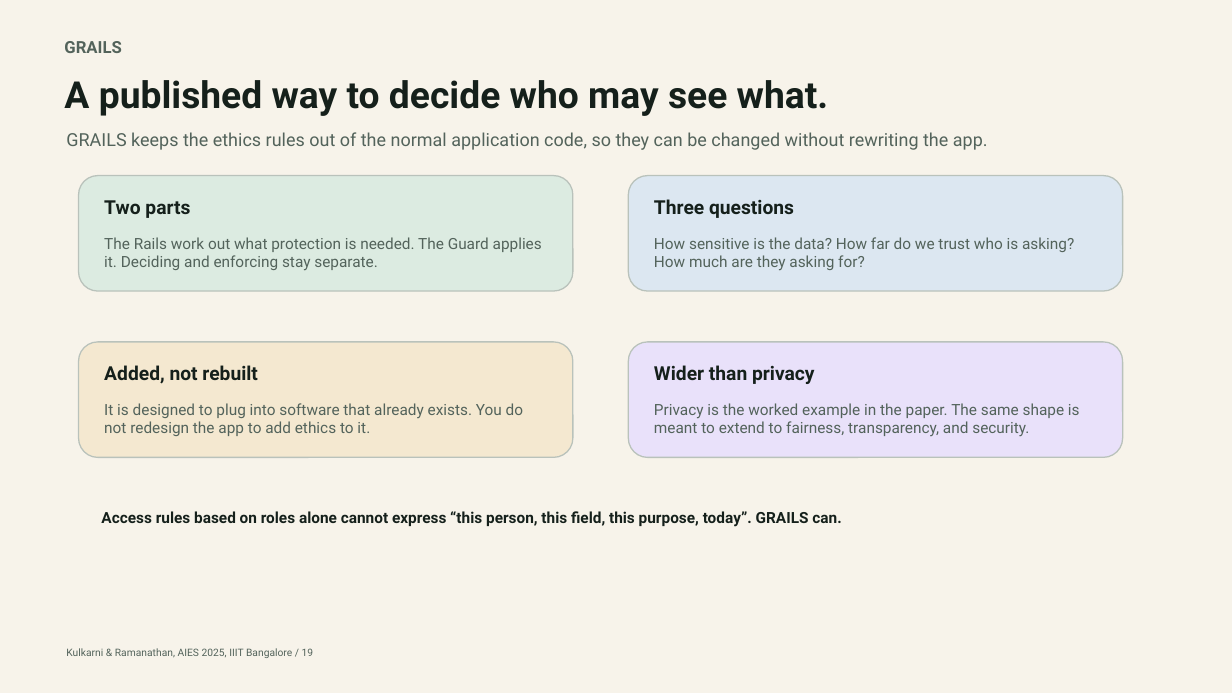
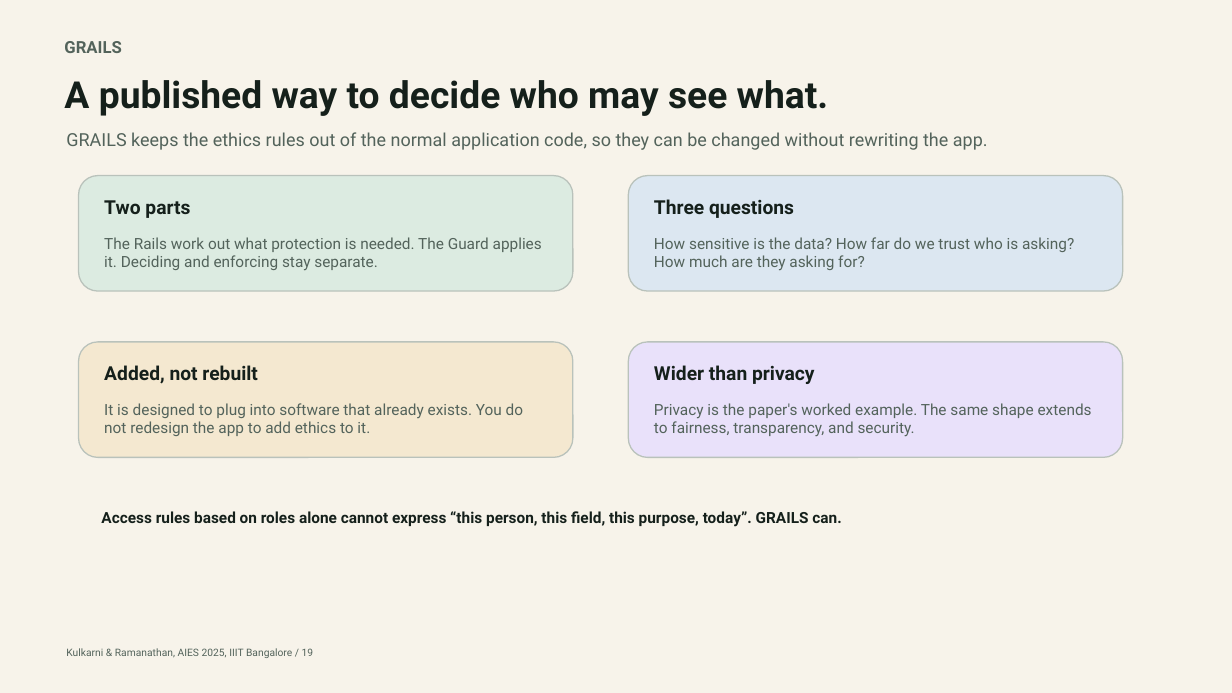
Before and after one commit to pradyunuydarp/Dagents, a slide deck: slide 19 of docs/presentation/healthcare-case-study/federated-healthcare-use-case/dagents-federated-healthcare-use-case.pptx. Drawn at 1232x693 pixels with LibreOffice and Linux fonts; fonts in the diff are those of the drawing. Boxes give left, top, right and bottom in pixels: in the first picture for what was removed or moved away, otherwise in the second. Text is boxed around its words. In the diff, an @@ line names an element or a change of style, - is before the commit and + after.

```diff
--- a/docs/presentation/healthcare-case-study/federated-healthcare-use-case/dagents-federated-healthcare-use-case.pptx
+++ b/docs/presentation/healthcare-case-study/federated-healthcare-use-case/dagents-federated-healthcare-use-case.pptx
@@ text at box(654, 403, 1092, 436): text changed @@
-Privacy is the worked example in the paper. The same shape is meant to extend to fairness, transparency, and security.
+Privacy is the paper's worked example. The same shape extends to fairness, transparency, and security.
```
Also in this commit, not shown: 3 other files.
